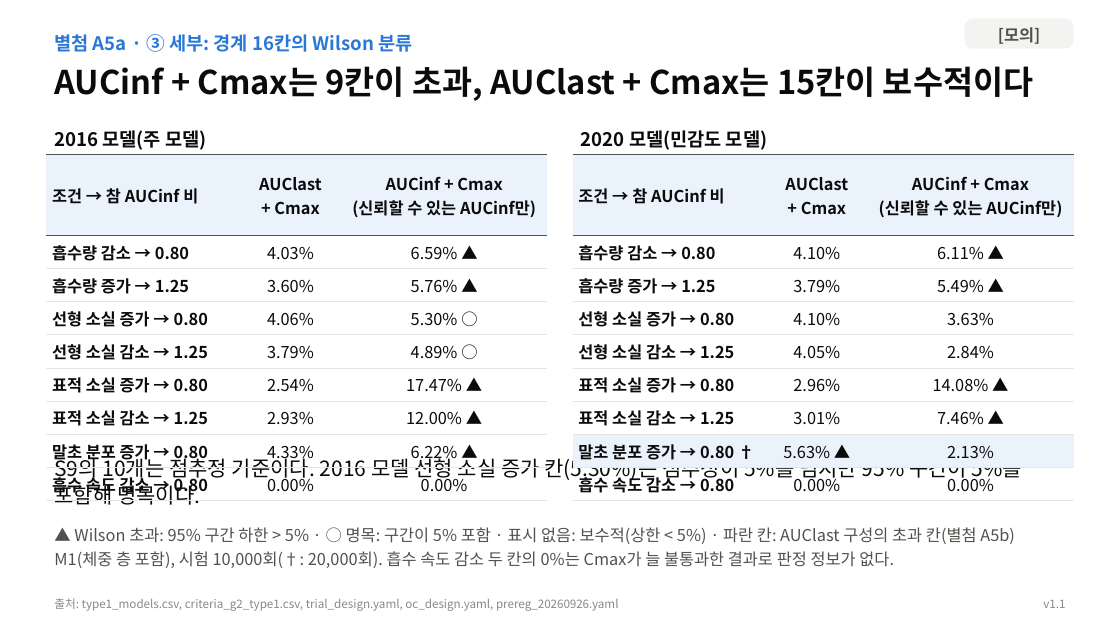
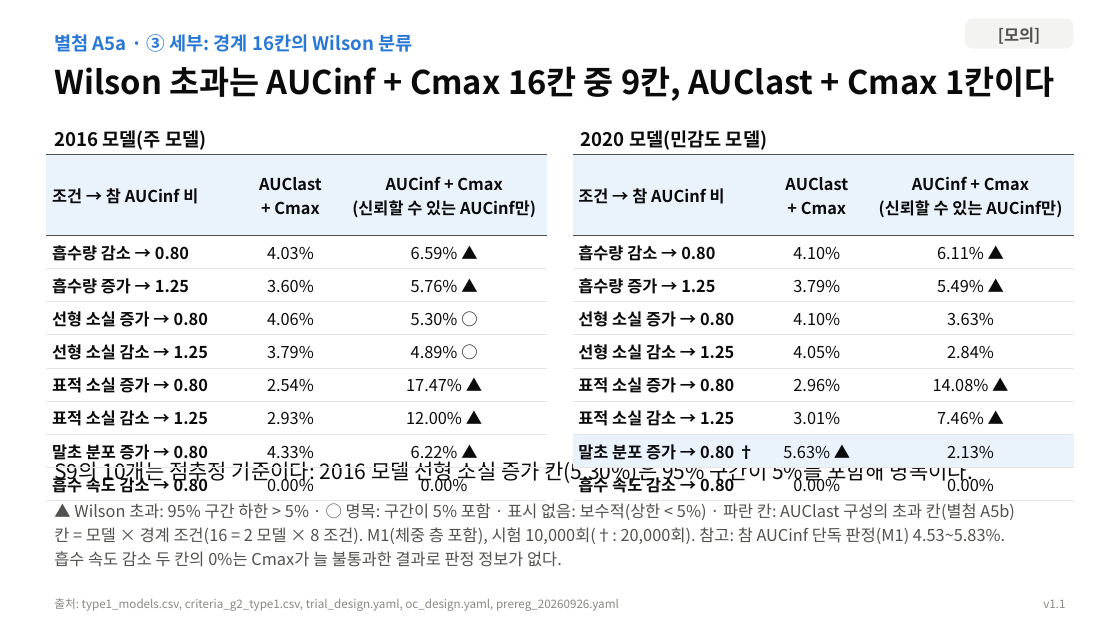
Before and after one commit to DHKQSP/dupilumab-sim, a slide deck: slide 17 of reports/deck/dupilumab_AUCinf_core_deck_v1.1.pptx. Drawn at 1120x630 pixels with LibreOffice and Linux fonts; fonts in the diff are those of the drawing. Boxes give left, top, right and bottom in pixels: in the first picture for what was removed or moved away, otherwise in the second. Text is boxed around its words. In the diff, an @@ line names an element or a change of style, - is before the commit and + after.

```diff
--- a/reports/deck/dupilumab_AUCinf_core_deck_v1.1.pptx
+++ b/reports/deck/dupilumab_AUCinf_core_deck_v1.1.pptx
@@ text at (54, 66, 1054, 101): text changed @@
-AUCinf + Cmax는 9칸이 초과, AUClast + Cmax는 15칸이 보수적이다
+Wilson 초과는 AUCinf + Cmax 16칸 중 9칸, AUClast + Cmax 1칸이다
@@ text at (54, 459, 973, 485): text changed @@
-S9의 10개는 점추정 기준이다. 2016 모델 선형 소실 증가 칸(5.30%)은 점추정이 5%를 넘지만 95% 구간이 5%를 포함해 명목이다.
+S9의 10개는 점추정 기준이다: 2016 모델 선형 소실 증가 칸(5.30%)은 95% 구간이 5%를 포함해 명목이다.
@@ text "▲ Wilson 초과: 95% 구간 ...": place and size @@
-text "▲ Wilson 초과: 95% 구간 ..." at (54, 527, 1015, 568)
+text "▲ Wilson 초과: 95% 구간 ..." at (54, 503, 1015, 567)
@@ text at (54, 527, 1005, 567): text changed @@
-M1(체중 층 포함), 시험 10,000회(†: 20,000회). 흡수 속도 감소 두 칸의 0%는 Cmax가 늘 불통과한 결과로 판정 정보가 없다.
+칸 = 모델 × 경계 조건(16 = 2 모델 × 8 조건). M1(체중 층 포함), 시험 10,000회(†: 20,000회). 참고: 참 AUCinf 단독 판정(M1) 4.53~5.83%.
+흡수 속도 감소 두 칸의 0%는 Cmax가 늘 불통과한 결과로 판정 정보가 없다.
```
Also in this commit, not shown: 12 other slides changed, 8 other files.
